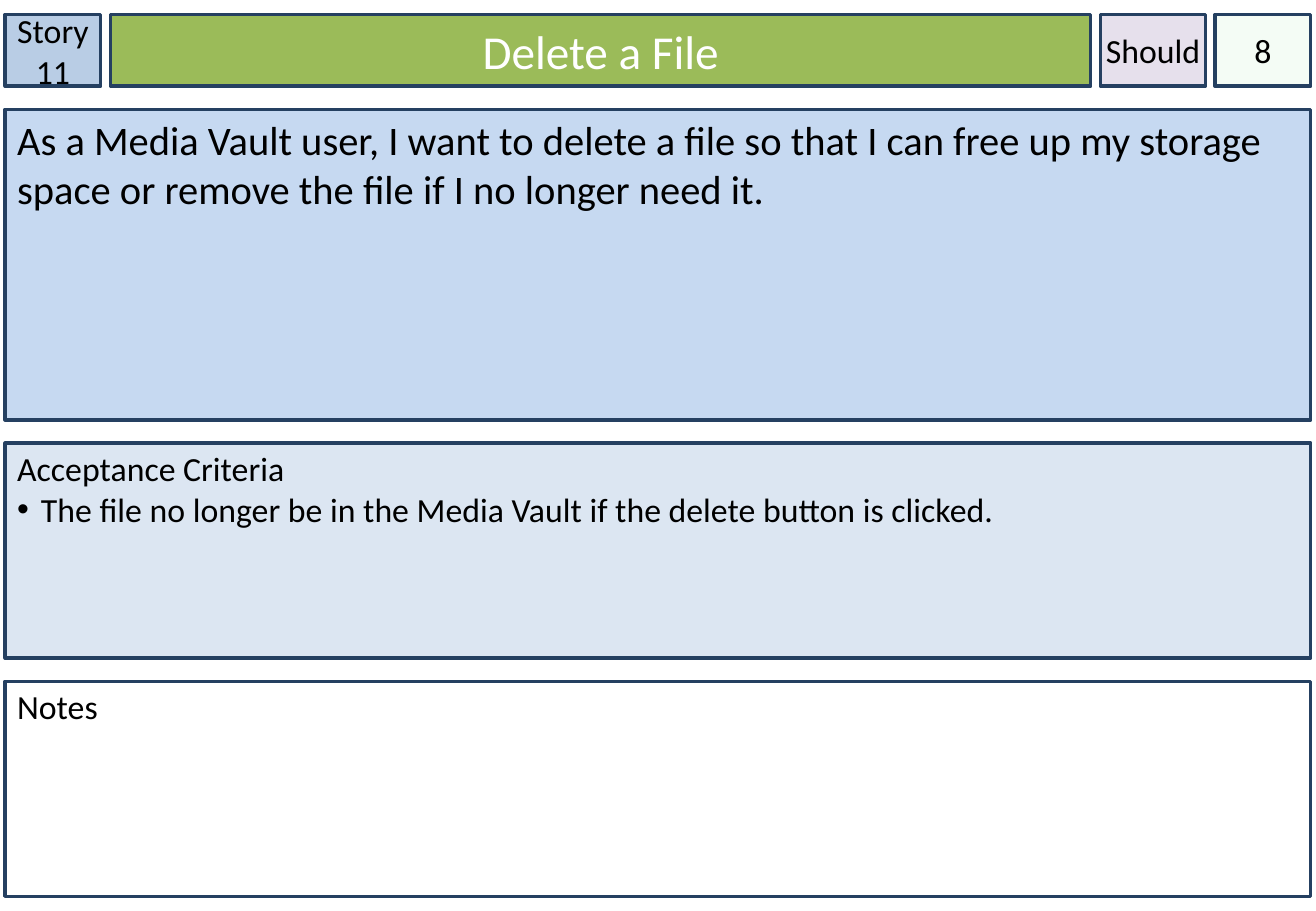
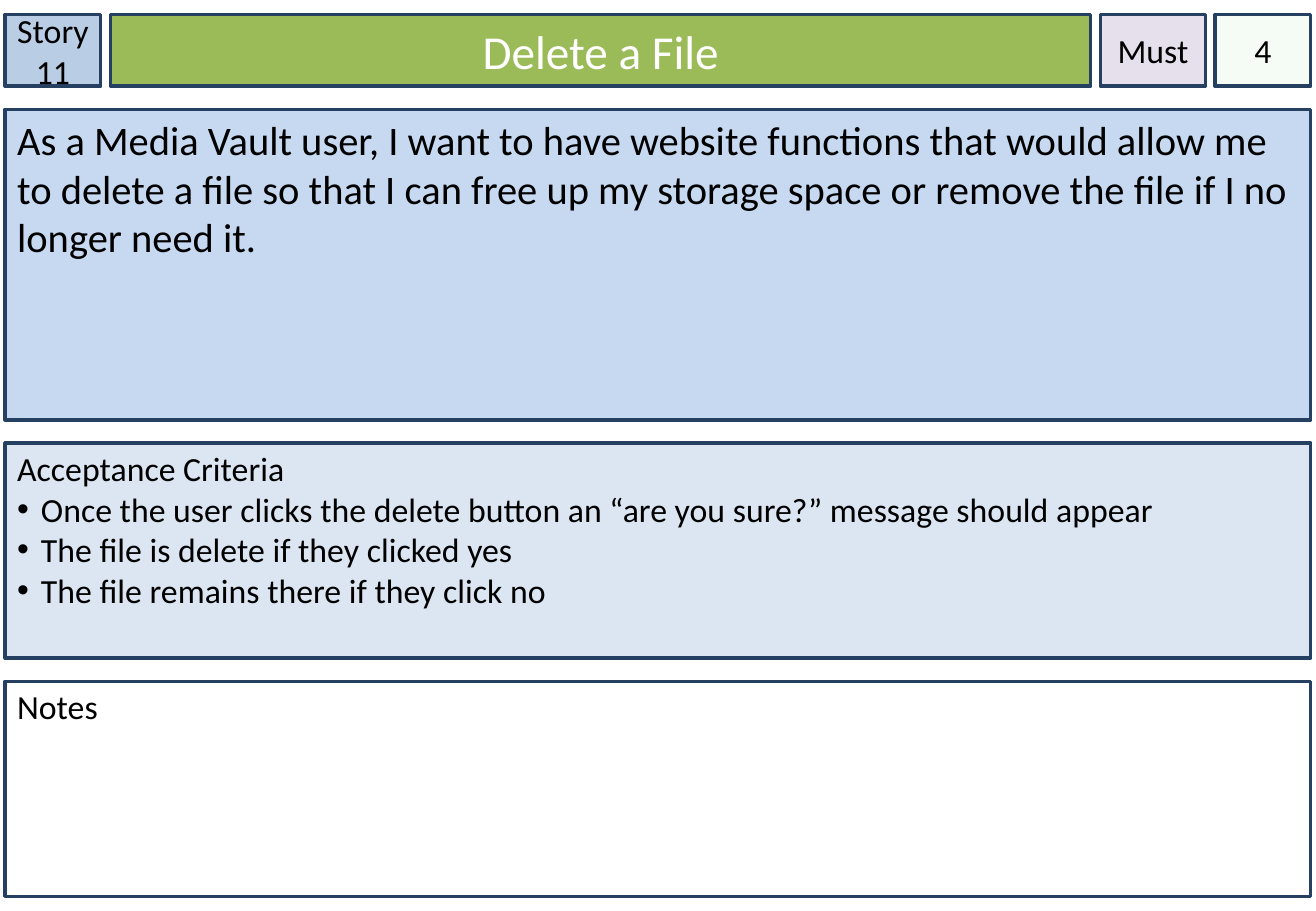
Before and after one commit to Lewibra/IFB299, a slide deck: slide 15 of Stories/Story Cards.pptx (slide 13 before the commit). Drawn at 1316x911 pixels with LibreOffice and Linux fonts; fonts in the diff are those of the drawing. Boxes give left, top, right and bottom in pixels: in the first picture for what was removed or moved away, otherwise in the second. Text is boxed around its words. In the diff, an @@ line names an element or a change of style, - is before the commit and + after.

```diff
--- a/Stories/Story Cards.pptx
+++ b/Stories/Story Cards.pptx
@@ text in rectangle at bbox=[1118, 41, 1189, 64]: text changed @@
-Should
+Must
@@ text in rectangle at bbox=[1254, 41, 1271, 63]: text changed @@
-8
+4
@@ text in rectangle at bbox=[17, 127, 1287, 259]: text changed @@
-As a Media Vault user, I want to delete a file so that I can free up my storage space or remove the file if I no longer need it.
+As a Media Vault user, I want to have website functions that would allow me to delete a file so that I can free up my storage space or remove the file if I no longer need it.
@@ text in rectangle at bbox=[41, 498, 1152, 609]: text changed @@
-• The file no longer be in the Media Vault if the delete button is clicked.
+• Once the user clicks the delete button an “are you sure?” message should appear
+• The file is delete if they clicked yes
+• The file remains there if they click no
```
Also in this commit, not shown: 20 other slides changed, 2 slides added, 2 slides removed.
